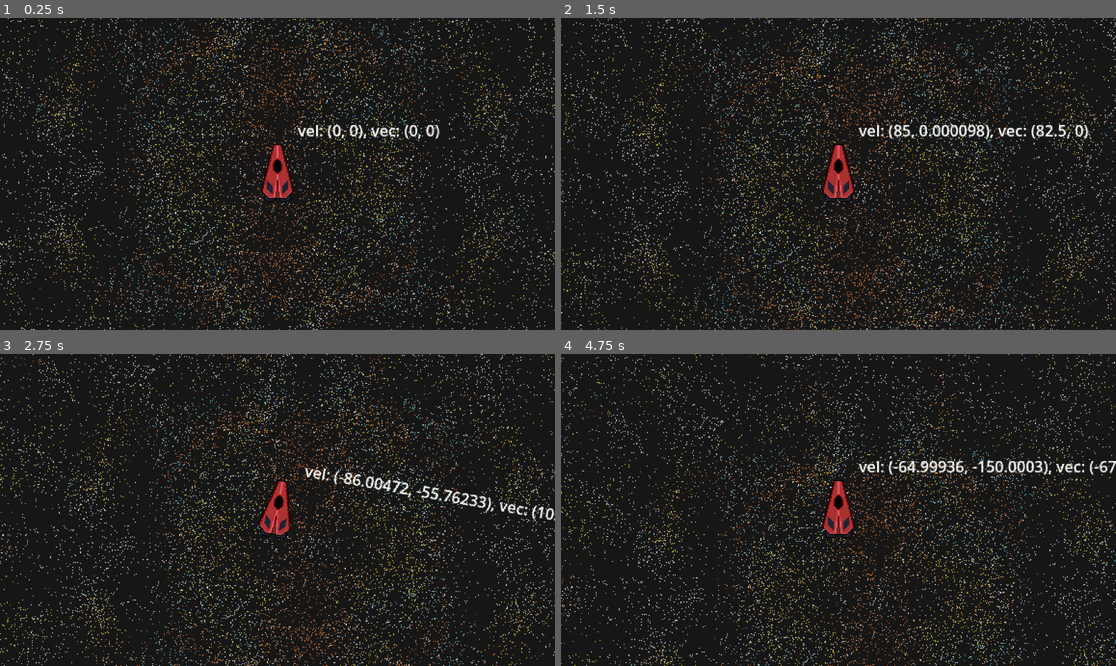
Above: before the commit, frames 1-4 (two rows, left to right).
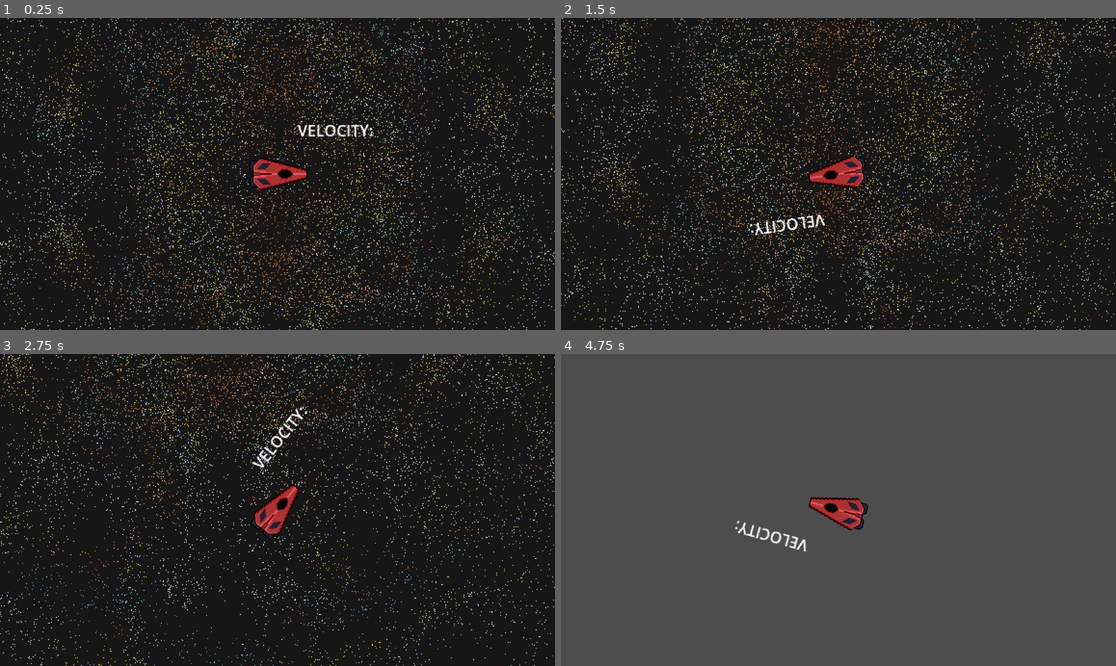
Above: after the commit, the same moments.

Repository: mattporemba/TopDownSpaceHybrid
Game: Godot game, scene res://scenes/sandbox.tscn
Same seed, same stepped clock (60 frames per second), same inputs: the game is played once before the commit and once after it.
Inputs (mouse positions are in pixels of both pictures, inside the frame that each line leads up to):
- Up to frame 1 (0.25 s): no input
- Up to frame 2 (1.5 s): tap Enter at 0.5 s; move the mouse to (960, 158) at 0.52 s; hold D (right_strafe) 0.53-1.28 s; move the mouse to (727, 189) at 1.27 s; hold X (space_brake) from 1.28 s (still down)
- Up to frame 3 (2.75 s): move the mouse to (333, 441) at 2.02 s; release X (space_brake) at 2.03 s; hold D (right_strafe) from 2.03 s (still down)
- Up to frame 4 (4.75 s): move the mouse to (810, 572) at 2.77 s; release D (right_strafe) at 2.78 s; hold W (forward_thrust) 2.78-3.53 s; move the mouse to (1005, 556) at 3.52 s; hold A (left_strafe) from 3.53 s (still down); move the mouse to (672, 463) at 4.27 s

The runs differ from the first frame. In frame 1, 1.4% of the frame differs, in the area x 44-80%, y 34-60%; in frame 2, 19%; in frame 3, 16%; in frame 4, 98%, in the area x 0-100%, y 0-100%.

Commit message:
Reworked ship controller with look at mouse

Diff:
--- a/scenes/ship.tscn
+++ b/scenes/ship.tscn
@@ -10,6 +10,7 @@
 script = ExtResource("1_ely1i")
 
 [node name="Sprite2D" type="Sprite2D" parent="."]
+rotation = 1.5708
 texture = ExtResource("1_su2og")
 
 [node name="CollisionShape2D" type="CollisionShape2D" parent="."]
--- a/scripts/ship.gd
+++ b/scripts/ship.gd
@@ -7,48 +7,62 @@
 const MAX_SPEED = 1000.0
 const YAW_SPEED = 100.0
 
+const MOUSE_ROT_OFFSET = 90.0
+
 var ship_vector = Vector2(0.0, 0.0)
 
 @onready var label = $Label
 
 func _physics_process(delta):
+	# TODO: Max yaw speed
+	look_at(get_global_mouse_position())
+
 	# Handle translational input.
-	# Godot treats "up" as negative?
+	# These are messed up:
+	#	Sprite is rotated 90 degrees
+	#	Using x axis for forward/reverse, y axis for lateral
+	var thrust_vector: Vector2
 	var y_thrust = Input.get_axis("reverse_thrust", "forward_thrust")
 	if y_thrust && y_thrust > 0.0:
-		ship_vector.y += y_thrust * FORWARD_THRUST * delta * -1.0
+		thrust_vector.x = y_thrust * FORWARD_THRUST
 	elif y_thrust && y_thrust < 0.0:
-		ship_vector.y += y_thrust * REVERSE_THRUST * delta * -1.0
+		thrust_vector.x = y_thrust * REVERSE_THRUST
 
 	var x_thrust = Input.get_axis("left_strafe", "right_strafe")
 	if x_thrust:
-		ship_vector.x += x_thrust * STRAFE_THRUST * delta
+		thrust_vector.y = x_thrust * STRAFE_THRUST
 
-	# Handle space braking
-	if Input.is_action_pressed("space_brake"):
-		if ship_vector.x > 0.0:
-			ship_vector.x -= STRAFE_THRUST * delta
-		elif ship_vector.x < 0.0:
-			ship_vector.x += STRAFE_THRUST * delta
-		if ship_vector.y < 0.0:
-			ship_vector.y += REVERSE_THRUST * delta
-			if ship_vector.y > 0.0:
-				ship_vector.y = 0.0
-		elif ship_vector.y > 0.0:
-			ship_vector.y -= FORWARD_THRUST * delta
-			if ship_vector.y < 0.0:
-				ship_vector.y = 0.0
+	ship_vector += thrust_vector.rotated(rotation)
+	velocity = ship_vector * delta
+	move_and_slide()
 
 
-	label.text = "vel: " + str(velocity) + ", vec: " + str(ship_vector)
 
-	# Handle yaw
-	var mouseInput = Input.get_last_mouse_velocity()
-	if mouseInput:
-		if mouseInput.x > 0:
-			rotation_degrees += YAW_SPEED * delta
-		elif mouseInput.x < 0:
-			rotation_degrees -= YAW_SPEED * delta
-
-	velocity = ship_vector.rotated(rotation_degrees)
-	move_and_slide()
+	## Handle space braking
+	#if Input.is_action_pressed("space_brake"):
+		#if ship_vector.x > 0.0:
+			#ship_vector.x -= STRAFE_THRUST * delta
+		#elif ship_vector.x < 0.0:
+			#ship_vector.x += STRAFE_THRUST * delta
+		#if ship_vector.y < 0.0:
+			#ship_vector.y += REVERSE_THRUST * delta
+			#if ship_vector.y > 0.0:
+				#ship_vector.y = 0.0
+		#elif ship_vector.y > 0.0:
+			#ship_vector.y -= FORWARD_THRUST * delta
+			#if ship_vector.y < 0.0:
+				#ship_vector.y = 0.0
+	#
+#
+	#label.text = "vel: " + str(velocity) + ", vec: " + str(ship_vector)
+	#
+	## Handle yaw
+	#var mouseInput = Input.get_last_mouse_velocity()
+	#if mouseInput:
+		#if mouseInput.x > 0:
+			#rotation_degrees += YAW_SPEED * delta
+		#elif mouseInput.x < 0:
+			#rotation_degrees -= YAW_SPEED * delta
+	#
+	#velocity = ship_vector.rotated(rotation_degrees)
+	#move_and_slide()
